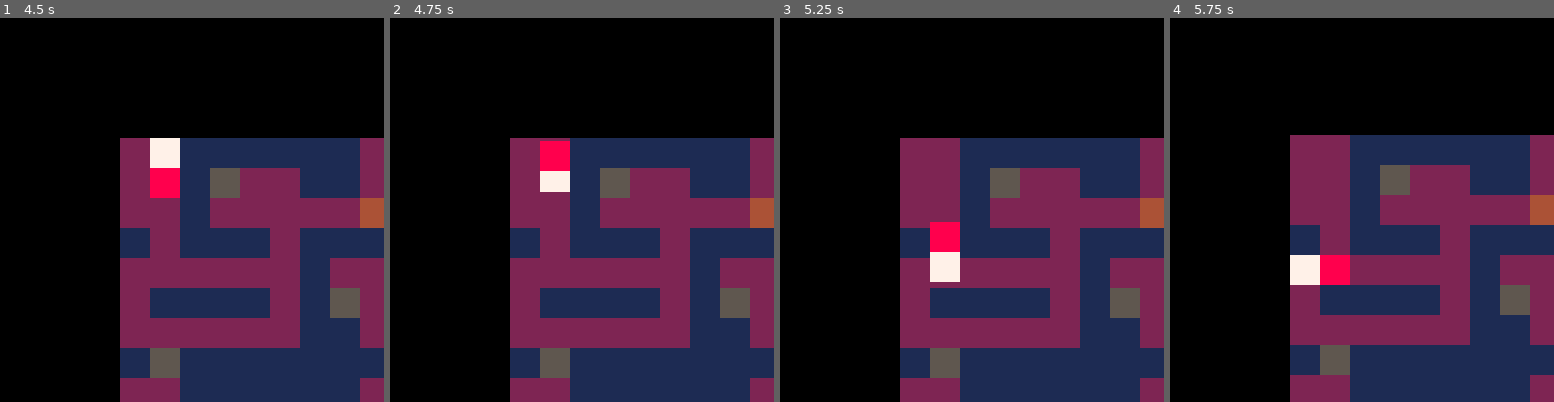
Above: before the commit, frames 1-4 (left to right).
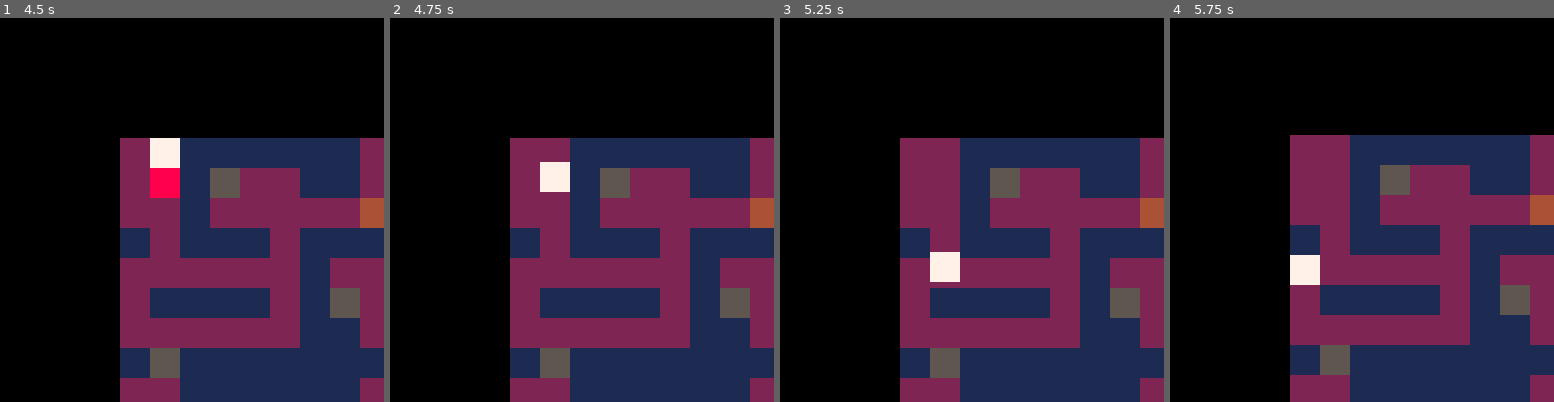
Above: after the commit, the same moments.

Repository: t-mw/superstar
Game: PICO-8 cartridge ld43.p8
Two runs of this game, one before a commit and one after it. Both use one fixed random seed, a clock stepped at 60 frames per second and the inputs below.
Inputs:
- Up to frame 1 (4.5 s): tap O (Z key) at 0.33, 0.7, 1.43, 2.22, 3.1, 3.98 s; tap X (X key) at 1.07, 2.07, 2.4, 2.73, 3.07, 3.4, 3.73, 4.07, 4.4 s; hold Left 1.97-2.37 s; hold Down 2.42-2.82 s; hold Right 2.87-3.53 s; hold Up 3.58-4.08 s; hold Right from 4.13 s (still down)
- Up to frame 2 (4.75 s): release Right at 4.53 s; hold Down from 4.58 s (still down); tap X (X key) at 4.73 s
- Up to frame 3 (5.25 s): tap O (Z key) at 4.87 s; tap X (X key) at 5.07 s; release Down at 5.08 s; hold Left from 5.13 s (still down)
- Up to frame 4 (5.75 s): keep holding Left; tap X (X key) at 5.4, 5.73 s

Frame 1 is identical in both runs. In frame 2, 0.6% of the frame differs, in the area x 39-47%, y 32-40%; in frame 3, 0.6%; in frame 4, 0.6%.

Commit message:
Destroy tail on collision

Diff:
--- a/ld43.p8
+++ b/ld43.p8
@@ -143,6 +143,23 @@
       local idx = to_1d_idx(tx, ty, map_size)
       local tile_type = map[idx]
 
+      -- destroy tail on collision
+      local destroy_tail_idx = nil
+      for i = 2, #player.positions do
+         local pos = player.positions[i]
+         if pos.tx == tx and pos.ty == ty then
+            destroy_tail_idx = i - 1
+            break
+         end
+      end
+
+      if destroy_tail_idx then
+         for i = destroy_tail_idx, #player.tail do
+            player.tail[i] = nil
+         end
+      end
+
+      -- collect source
       if tile_type == tile_types.source then
 
          add(player.tail, tile_type)
@@ -155,6 +172,7 @@
          map[idx] = tile_types.floor
       end
 
+      -- shift positions forward by one
       for i = max_player_length, 1, -1 do
          player.positions[i] = player.positions[i - 1]
       end
